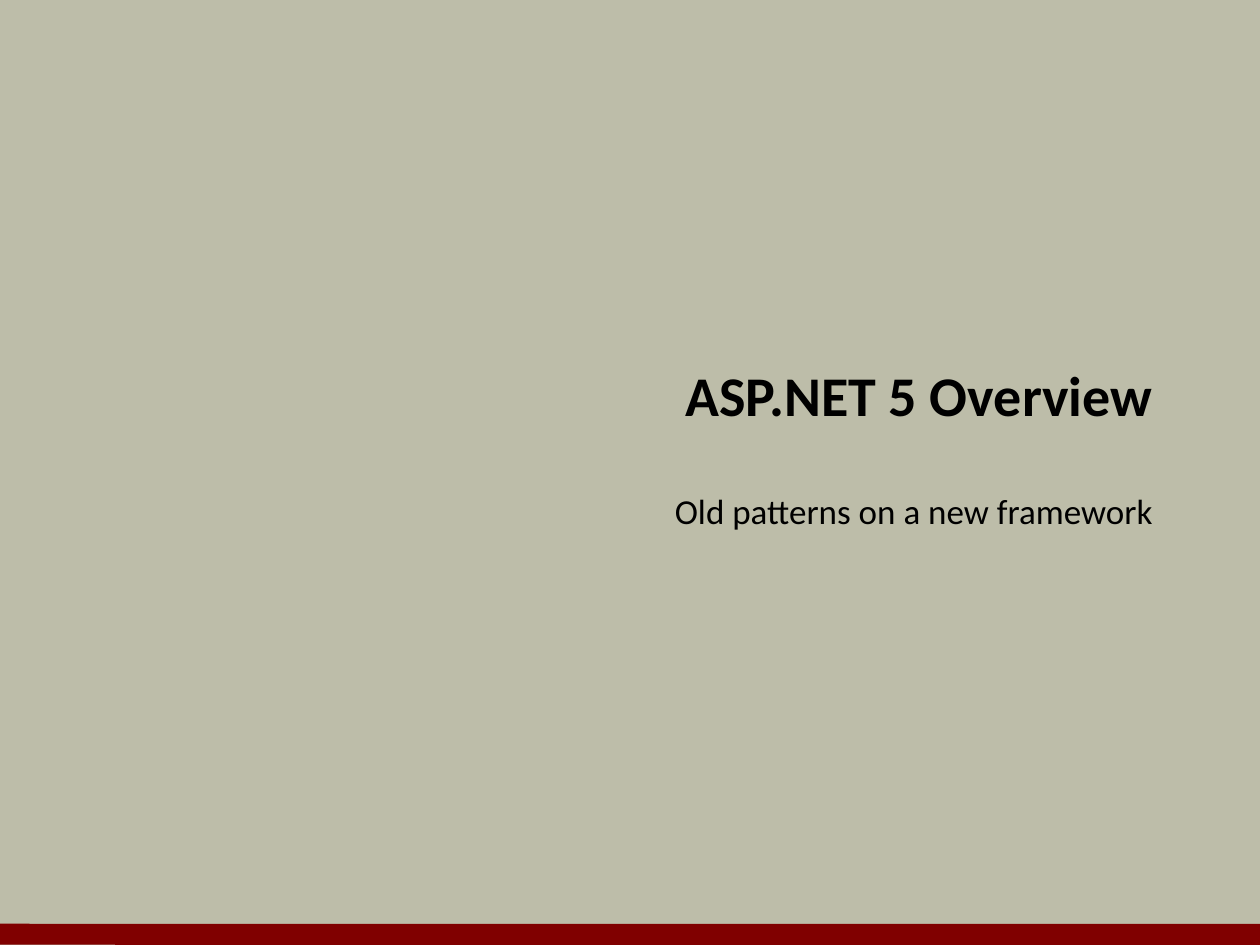
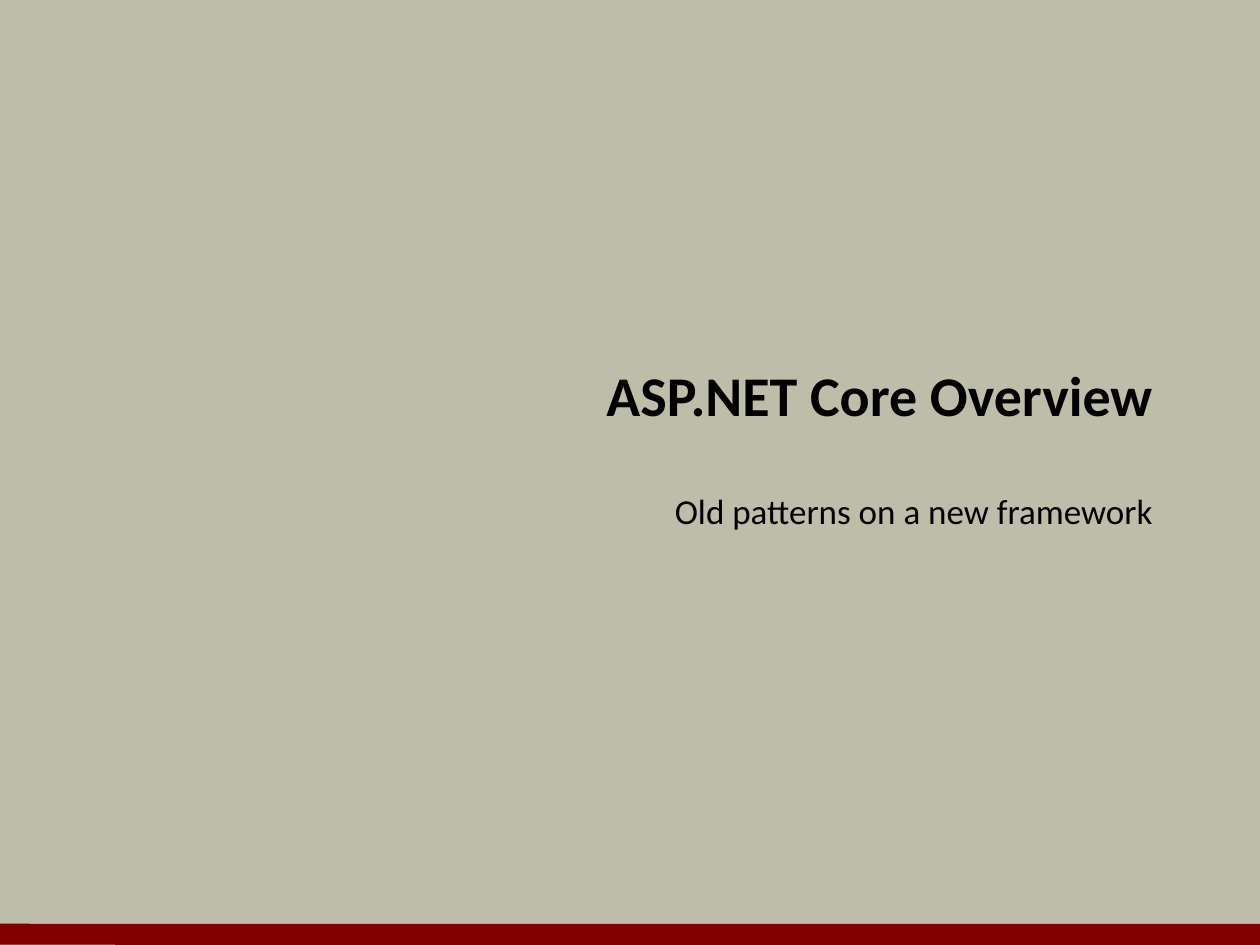
Before and after one commit to OdeToCode/classes, a slide deck: slide 1 of aspnet5/slides/01_Overview.pptx. Drawn at 1260x945 pixels with LibreOffice and Linux fonts; fonts in the diff are those of the drawing; background and template pictures are left out. Boxes give left, top, right and bottom in pixels: in the first picture for what was removed or moved away, otherwise in the second. Text is boxed around its words. In the diff, an @@ line names an element or a change of style, - is before the commit and + after.

```diff
--- a/aspnet5/slides/01_Overview.pptx
+++ b/aspnet5/slides/01_Overview.pptx
@@ title at bbox=[606, 376, 1152, 417]: text changed @@
-ASP.NET 5 Overview
+ASP.NET Core Overview
```
Also in this commit, not shown: 2 other files.
